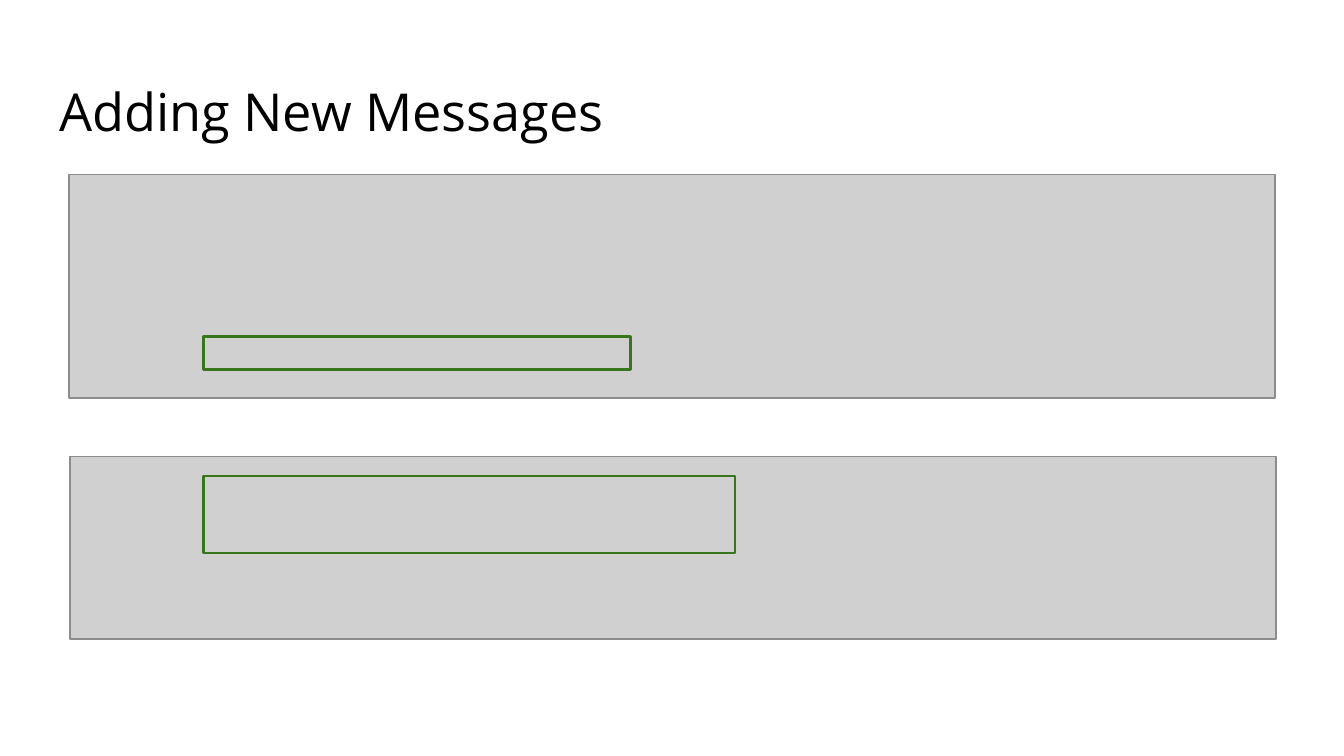
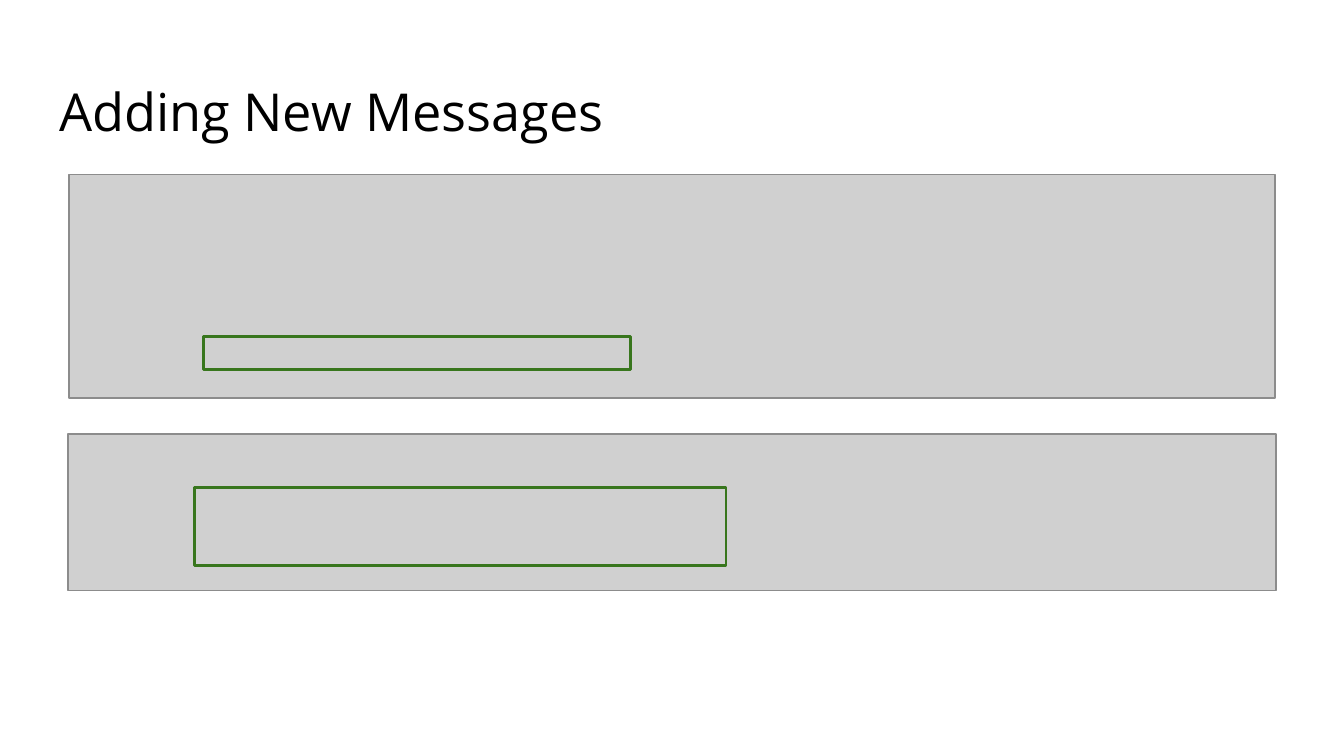
Before and after one commit to appian/hackathons, a slide deck: slide 42 of workshops/react/Intro to React.pptx. Drawn at 1344x756 pixels with LibreOffice and Linux fonts; fonts in the diff are those of the drawing; grey boxes stand for pictures. Boxes give left, top, right and bottom in pixels: in the first picture for what was removed or moved away, otherwise in the second. Text is boxed around its words. In the diff, an @@ line names an element or a change of style, - is before the commit and + after.

```diff
--- a/workshops/react/Intro to React.pptx
+++ b/workshops/react/Intro to React.pptx
@@ picture: place and size @@
-picture at (70,457,1275,640)
+picture at (69,434,1277,590)
@@ rectangle: place and size @@
-rectangle at (204,476,735,552)
+rectangle at (195,487,726,566)
```
Also in this commit, not shown: 10 other slides changed, 2 slides added, 1 slide removed.
